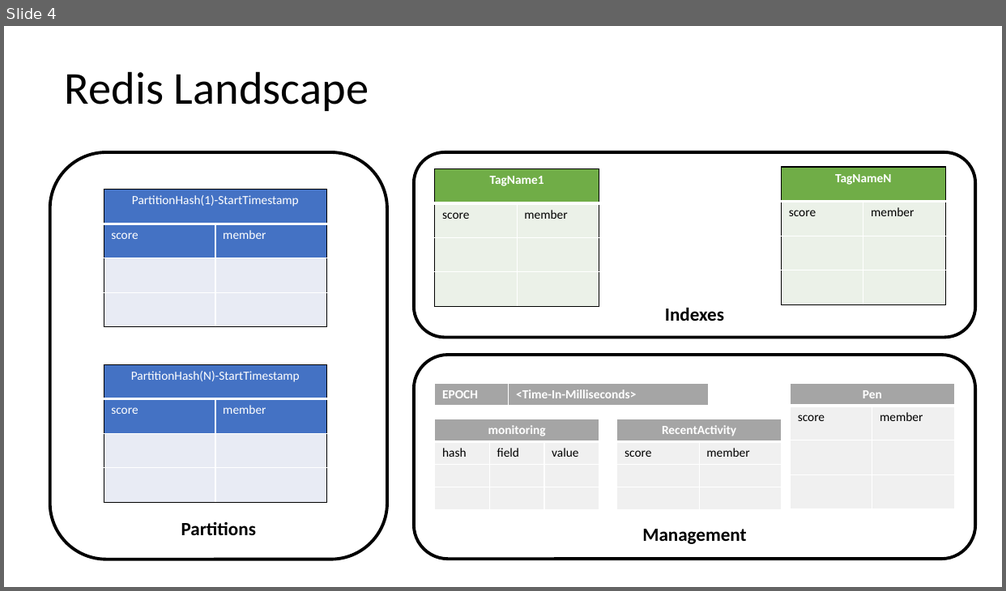
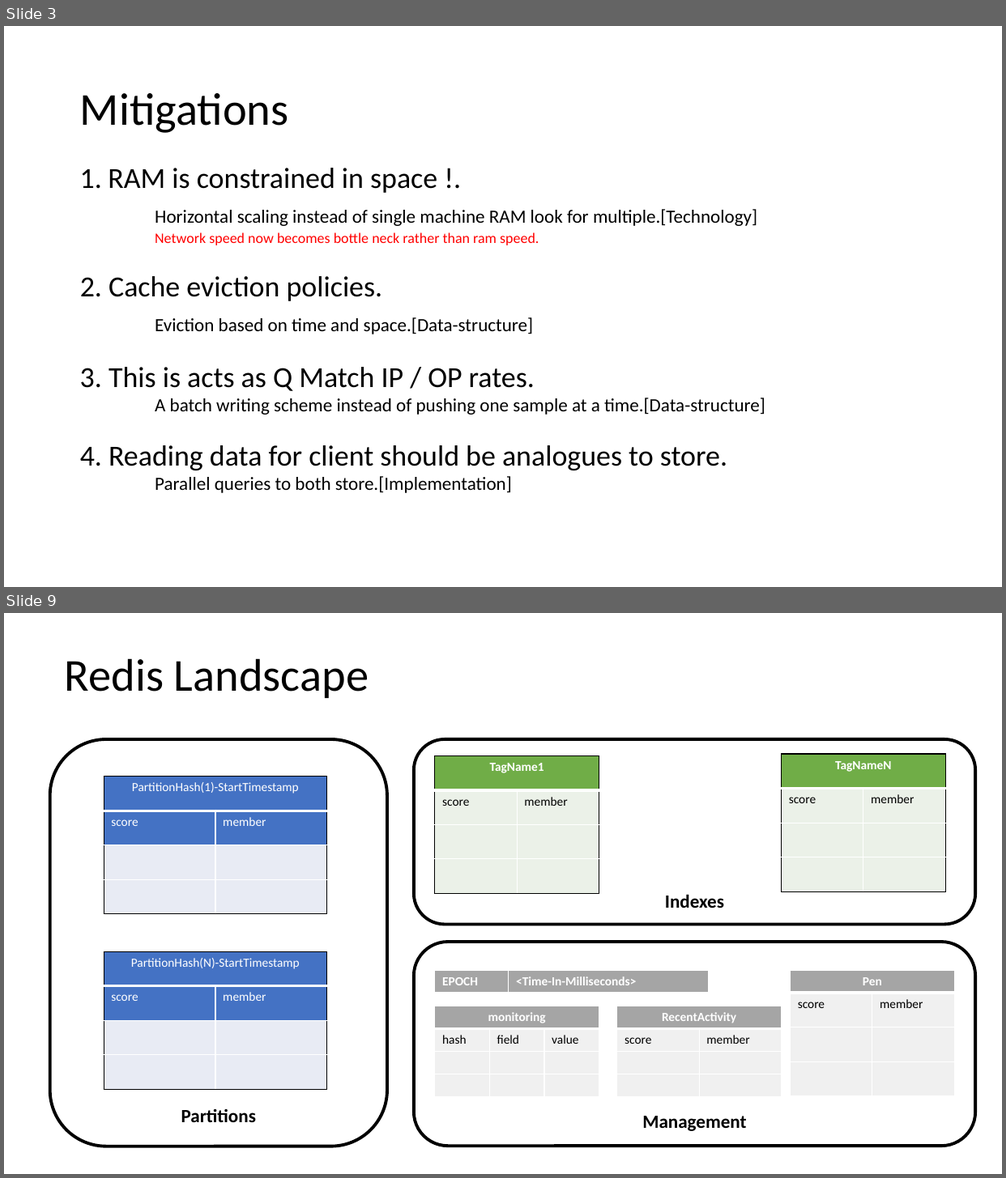
Before and after one commit to LRagji/redis-lsm-timeseries, a slide deck: docs/concept.pptx. Shown one above the other, each under a label of ours: slide 4 before the commit, slides 3 and 9 after it; the slides between them are not shown. The pictures are 1006x591 and 1006x1178 pixels, drawn with LibreOffice and Linux fonts; fonts in the diff are those of the drawing. Boxes give left, top, right and bottom in pixels: in the first picture for what was removed or moved away, otherwise in the second. Text is boxed around its words. In the diff, an @@ line names an element or a change of style, - is before the commit and + after.

```diff
--- a/docs/concept.pptx
+++ b/docs/concept.pptx
@@ slide 3 added at (x1=4, y1=26, x2=1002, y2=587), background #FFFFFF @@
@@ title added at (x1=80, y1=93, x2=289, y2=133), 44 pt, text #000000 @@
+Mitigations
@@ text added at (x1=108, y1=168, x2=757, y2=246), 18 pt, text #000000 @@
+1. RAM is constrained in space !.
+Horizontal scaling instead of single machine RAM look for multiple.[Technology]
+    Network speed now becomes bottle neck rather than ram speed.
@@ text added at (x1=80, y1=276, x2=534, y2=335), 18 pt, text #000000 @@
+2. Cache eviction policies.
+Eviction based on time and space.[Data-structure]
@@ text added at (x1=80, y1=367, x2=765, y2=415), 18 pt, text #000000 @@
+3. This is acts as Q Match IP / OP rates.
+A batch writing scheme instead of pushing one sample at a time.[Data-structure]
@@ text added at (x1=80, y1=446, x2=727, y2=493), 28 pt, text #000000 @@
+4. Reading data for client should be analogues to store.
+Parallel queries to both store.[Implementation]
@@ what was slide 4 is now slide 9 @@
```
Also in this commit, not shown: 2 slides changed, 5 other slides added, 2 slides removed.
